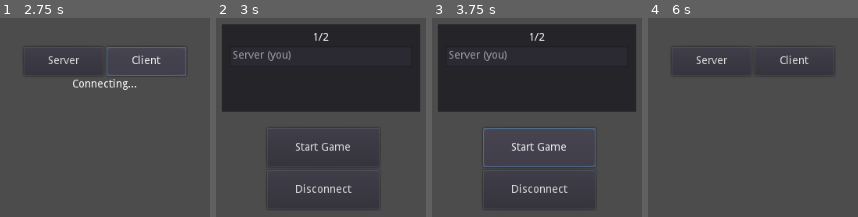
Above: before the commit, frames 1-4 (left to right).
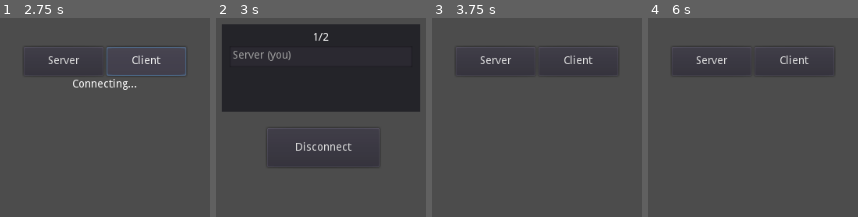
Above: after the commit, the same moments.

Repository: TRushton95/Shard
Game: Godot game, scene res://Main.tscn
Two runs of this game, one before a commit and one after it. Both use one fixed random seed, a clock stepped at 60 frames per second and the inputs below.
Inputs (mouse positions are in pixels of both pictures, inside the frame that each line leads up to):
- Up to frame 1 (2.75 s): click "Client" at 0.5 s; click "Client" at 1.25 s; click "Client" at 2 s
- Up to frame 2 (3 s): click "Server" at 2.75 s
- Up to frame 3 (3.75 s): click (539, 147) at 3.5 s, where only the run before the commit has a clickable "Start Game"
- Up to frame 4 (6 s): click (755, 147) at 4.25 s, where only the run before the commit has a clickable "Start Game"; click (755, 147) at 5 s, where only the run before the commit has a clickable "Start Game"; click (755, 189) at 5.75 s, where only the run before the commit has a clickable "Disconnect"

Frame 1 is identical in both runs. In frame 2, 1.4% of the frame differs, in the area x 27-75%, y 62-96%; in frame 3, 34%, in the area x 2-98%, y 3-96%; in frame 4, nothing differs.

Commit message:
Added lobby transition to map

Diff:
--- a/Src/Gameplay/Entities/Unit.tscn
+++ b/Src/Gameplay/Entities/Unit/Unit.tscn
@@ -1,16 +1,16 @@
 [gd_scene load_steps=4 format=2]
 
-[ext_resource path="res://Gameplay/Entities/icon.png" type="Texture" id=1]
-[ext_resource path="res://Gameplay/Entities/Unit.gd" type="Script" id=2]
+[ext_resource path="res://Gameplay/Entities/Unit/Unit.gd" type="Script" id=1]
+[ext_resource path="res://Gameplay/Entities/Unit/icon.png" type="Texture" id=2]
 
 [sub_resource type="CircleShape2D" id=1]
 radius = 32.0
 
 [node name="Unit" type="KinematicBody2D"]
-script = ExtResource( 2 )
+script = ExtResource( 1 )
 
 [node name="Sprite" type="Sprite" parent="."]
-texture = ExtResource( 1 )
+texture = ExtResource( 2 )
 
 [node name="CollisionShape2D" type="CollisionShape2D" parent="."]
 shape = SubResource( 1 )
--- a/Src/Gameplay/Maps/Map.gd
+++ b/Src/Gameplay/Maps/Map.gd
@@ -1,24 +1,32 @@
 extends Node
 
+var unit_scene = load("Gameplay/Entities/Unit/Unit.tscn")
 
-func _on_client_connected(id: int) -> void:
-	pass
+var player_name : String
 
+
+func _on_player_unit_path_finished() -> void:
+	$PathDebug.hide()
 
 
 func _unhandled_input(event):
 	if event is InputEventMouseButton && event.button_index == BUTTON_RIGHT && event.pressed:
-		var path = $Navigation2D.get_simple_path($Unit.position, event.position)
+		var path = $Navigation2D.get_simple_path(get_node(player_name).position, event.position)
 
 		$PathDebug.points = path
 		$PathDebug.show()
-		get_node(get_tree().get_network_unique_id()).rpc("set_path", path)
+		get_node(player_name).rpc("set_path", path)
 
 
-func _on_Unit_path_finished():
-	$PathDebug.hide()
 
+func setup(player_name: String, player_list: Dictionary):
+	self.player_name = player_name
+	var player_unit = unit_scene.instance()
+	player_unit.name = player_name
+	add_child(player_unit)
+	player_unit.connect("path_finished", self, "_on_player_unit_path_finished")
 
-func _ready():
-	get_tree().connect("network_peer_connected", self, "_on_client_connected")
-#	get_tree().connect("network_peer_disconnected", self, "_on_client_disconnected")
+	for player in player_list:
+		var unit = unit_scene.instance()
+		unit.name = player_list[player]
+		add_child(unit)
--- a/Src/Lobby/Lobby.gd
+++ b/Src/Lobby/Lobby.gd
@@ -7,11 +7,16 @@
 
 
 func _on_StartGameButton_pressed():
-	pass # Replace with function body.
+	emit_signal("start_game_button_pressed")
 
 
 func _on_DisconnectButton_pressed():
 	emit_signal("disconnect_button_pressed")
+
+
+func _ready() -> void:
+	if get_tree().is_network_server():
+		$Panel/VBoxContainer/StartGameButton.visible = true
 
 
 func set_players(players: Dictionary) -> void:
--- a/Src/Lobby/Lobby.tscn
+++ b/Src/Lobby/Lobby.tscn
@@ -61,6 +61,7 @@
 }
 
 [node name="StartGameButton" type="Button" parent="Panel/VBoxContainer"]
+visible = false
 margin_right = 144.0
 margin_bottom = 50.0
 rect_min_size = Vector2( 0, 50 )
@@ -68,9 +69,8 @@
 text = "Start Game"
 
 [node name="DisconnectButton" type="Button" parent="Panel/VBoxContainer"]
-margin_top = 54.0
 margin_right = 144.0
-margin_bottom = 104.0
+margin_bottom = 50.0
 rect_min_size = Vector2( 0, 50 )
 size_flags_horizontal = 3
 text = "Disconnect"
--- a/Src/Main.gd
+++ b/Src/Main.gd
@@ -1,5 +1,6 @@
 extends Node
 
+var map_scene = load("res://Gameplay/Maps/Map.tscn")
 var lobby_scene = load("res://Lobby/Lobby.tscn")
 var login_scene = load("res://Login/Login.tscn")
 
@@ -49,6 +50,10 @@
 	switch_to_login()
 
 
+func _on_Lobby_start_game_button_pressed() -> void:
+	rpc("switch_to_game")
+
+
 func _ready() -> void:
 	get_tree().connect("connected_to_server", self, "_on_connection_successful")
 	get_tree().connect("server_disconnected", self, "_on_server_disconnected")
@@ -63,6 +68,13 @@
 	get_node("Lobby").set_players(player_list)
 
 
+remotesync func switch_to_game() -> void:
+	get_node("Lobby").queue_free()
+	var map = map_scene.instance()
+	add_child(map)
+	map.setup(player_name, player_list)
+
+
 func switch_to_lobby() -> void:
 	get_node("Login").queue_free()
 	var lobby = lobby_scene.instance()
@@ -71,6 +83,7 @@
 	lobby.set_players(player_list)
 
 	lobby.connect("disconnect_button_pressed", self, "_on_Lobby_disconnect_button_pressed")
+	lobby.connect("start_game_button_pressed", self, "_on_Lobby_start_game_button_pressed")
 
 
 func switch_to_login() -> void:
--- a/Src/project.godot
+++ b/Src/project.godot
@@ -17,4 +17,4 @@
 
 config/name="Shard"
 run/main_scene="res://Main.tscn"
-config/icon="res://Gameplay/Entities/icon.png"
+config/icon="res://Gameplay/Entities/Unit/icon.png"
Renamed: Src/Gameplay/Entities/Unit.gd -> Src/Gameplay/Entities/Unit/Unit.gd
Renamed: Src/Gameplay/Entities/icon.png -> Src/Gameplay/Entities/Unit/icon.png
Not shown, changed: Src/Gameplay/Entities/Unit/icon.png.import
